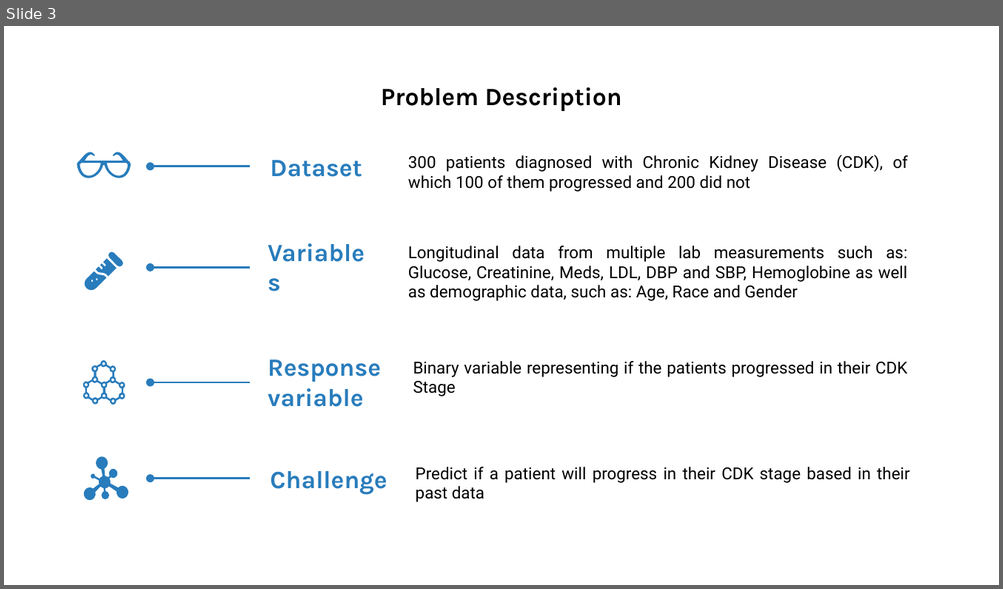
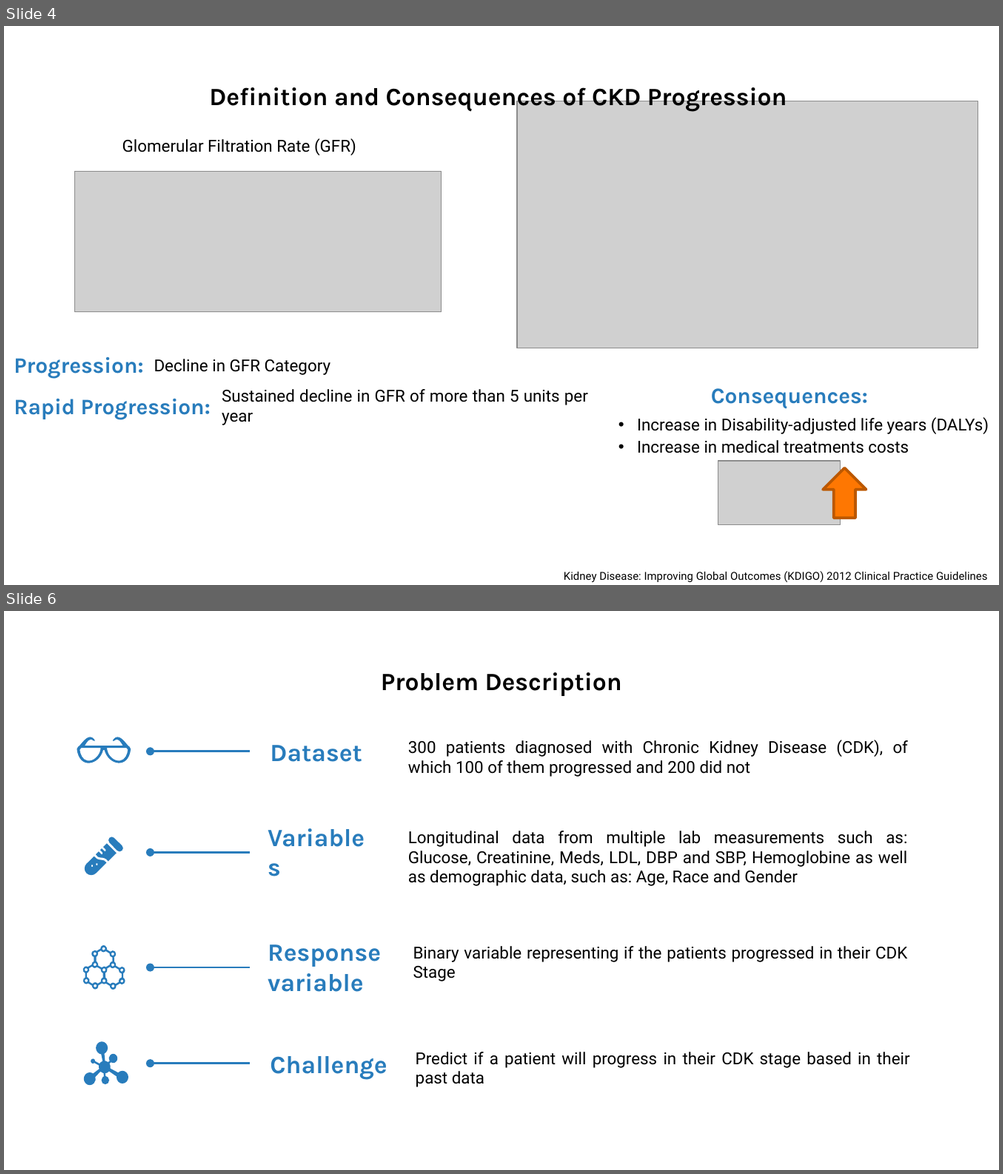
Before and after one commit to insomnium098/ChronicKidneyDiseaseChallenge, a slide deck: Slides.pptx. Shown one above the other, each under a label of ours: slide 3 before the commit, slides 4 and 6 after it; the slides between them are not shown. The pictures are 1003x589 and 1003x1174 pixels, drawn with LibreOffice and Linux fonts; fonts in the diff are those of the drawing; grey boxes stand for pictures. Boxes give left, top, right and bottom in pixels: in the first picture for what was removed or moved away, otherwise in the second. Text is boxed around its words. In the diff, an @@ line names an element or a change of style, - is before the commit and + after.

```diff
--- a/Slides.pptx
+++ b/Slides.pptx
@@ slide 4 added at [4,26,999,585], background #FFFFFF @@
@@ title added at [209,83,787,112], 18 pt, text #000000, bold @@
+Definition and Consequences of CKD Progression
@@ picture added at [518,101,978,348] @@
@@ text added at [122,138,356,156], 12 pt, text #000000 @@
+Glomerular Filtration Rate (GFR)
@@ picture added at [74,171,441,312] @@
@@ text added at [14,358,143,379], 16 pt, text #287CBC, bold @@
+Progression:
@@ text added at [154,359,331,375], 12 pt, text #000000 @@
+Decline in GFR Category
@@ text added at [14,398,210,420], 16 pt, text #287CBC, bold @@
+Rapid Progression:
@@ text added at [222,389,588,426], 12 pt, text #000000 @@
+Sustained decline in GFR of more than 5 units per year
@@ text added at [711,389,868,409], 16 pt, text #287CBC, bold @@
+Consequences:
@@ text added at [637,417,988,454], 12 pt, text #000000 @@
+• Increase in Disability-adjusted life years (DALYs)
+• Increase in medical treatments costs
@@ picture added at [718,462,840,526] @@
@@ down arrow added at [822,469,865,518], fill #FE7702, outline #BC5801 2 pt @@
@@ text added at [563,571,987,582], 8 pt, text #000000 @@
+Kidney Disease: Improving Global Outcomes (KDIGO) 2012 Clinical Practice Guidelines
@@ what was slide 3 is now slide 6 @@
```
Also in this commit, not shown: 5 slides changed, 3 other slides added, 2 other files.
